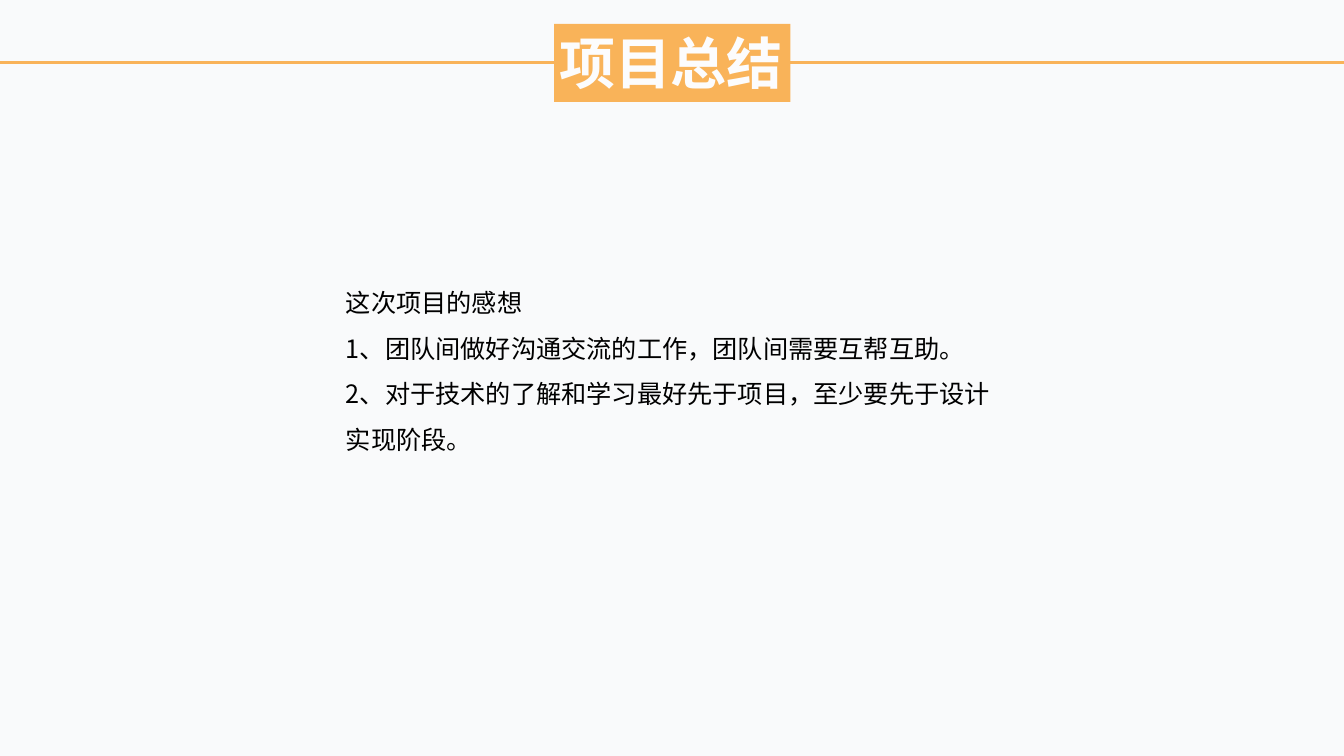
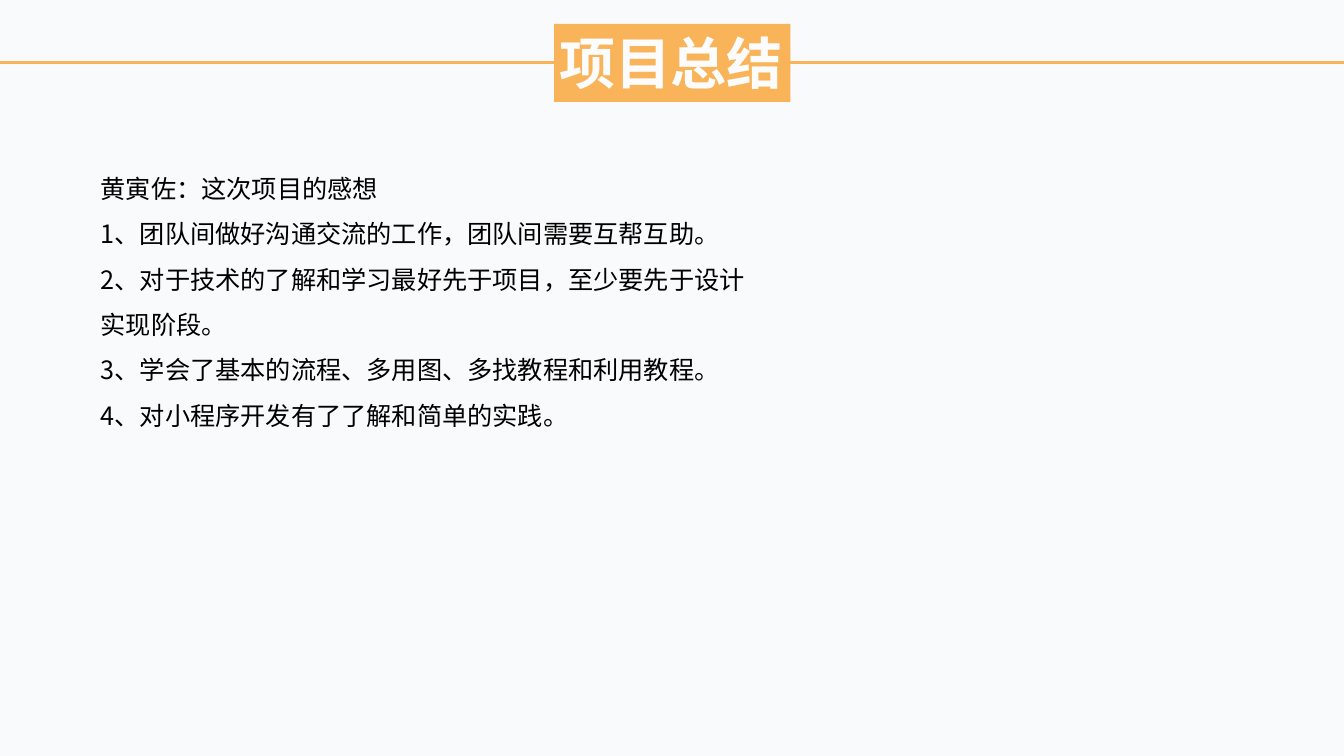
Before and after one commit to lorenzoyoung/ZUCC-Lazy-Bone-1, a slide deck: slide 41 of 评审PPT/SE2019春-G11-总结评审PPT.pptx. Drawn at 1344x756 pixels with LibreOffice and Linux fonts; fonts in the diff are those of the drawing. Boxes give left, top, right and bottom in pixels: in the first picture for what was removed or moved away, otherwise in the second. Text is boxed around its words. In the diff, an @@ line names an element or a change of style, - is before the commit and + after.

```diff
--- a/评审PPT/SE2019春-G11-总结评审PPT.pptx
+++ b/评审PPT/SE2019春-G11-总结评审PPT.pptx
@@ text at (101, 176, 745, 427): text changed @@
-这次项目的感想
-1、团队间做好沟通交流的工作，团队间需要互帮互助。
-2、对于技术的了解和学习最好先于项目，至少要先于设计实现阶段。
+黄寅佐：这次项目的感想
+1、团队间做好沟通交流的工作，团队间需要互帮互助。2、对于技术的了解和学习最好先于项目，至少要先于设计实现阶段。
+3、学会了基本的流程、多用图、多找教程和利用教程。4、对小程序开发有了了解和简单的实践。
```
Also in this commit, not shown: 2 other slides changed, 5 other files.
